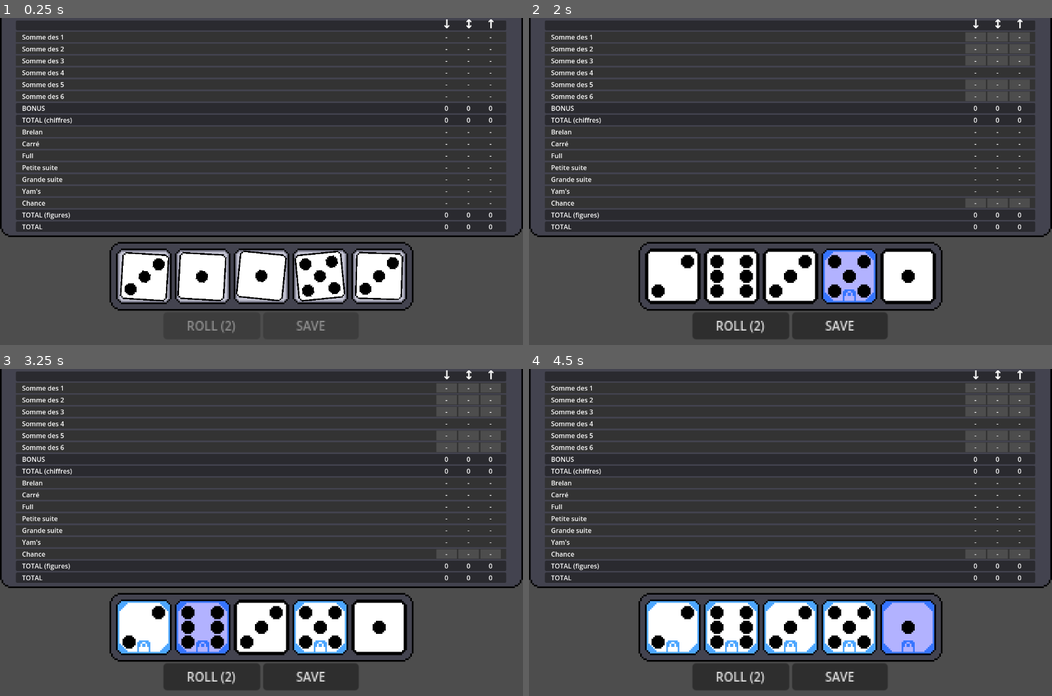
Above: before the commit, frames 1-4 (two rows, left to right).
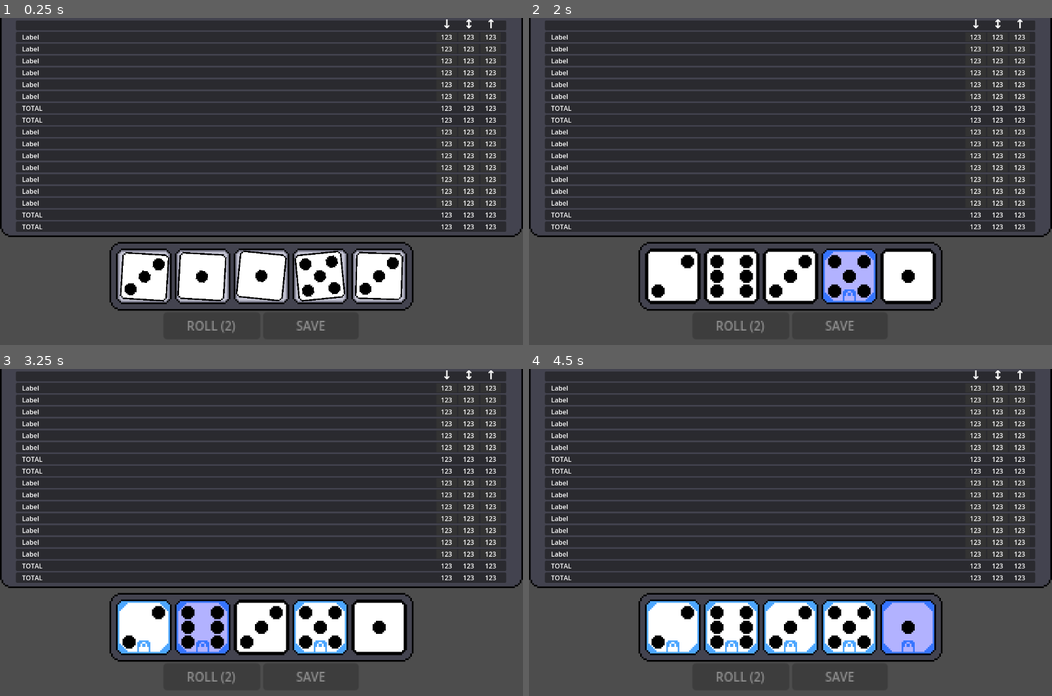
Above: after the commit, the same moments.

Repository: MicCode/yamsatro
Game: Godot game, scene res://main/main.tscn
The game is run twice, just before and just after one commit, with the same random seed, the same clock (stepped at 60 frames per second) and the same inputs.
Inputs (mouse positions are in pixels of both pictures, inside the frame that each line leads up to):
- Up to frame 1 (0.25 s): no input
- Up to frame 2 (2 s): move the mouse to (973, 37) at 0.52 s; click (973, 37) at 0.67 s; click (848, 276) at 1.25 s
- Up to frame 3 (3.25 s): click (146, 627) at 2 s; click (203, 627) at 2.75 s
- Up to frame 4 (4.5 s): click (790, 627) at 3.5 s; click (905, 627) at 4.25 s

The runs differ from the first frame. In frame 1, 1.8% of the frame differs, in the area x 4-95%, y 5-65%; in frame 2, 3.4%, in the area x 4-96%, y 4-97%; in frame 3, 3.4%; in frame 4, 3.4%.
Error after the commit: Parse Error: Used space character for indentation instead of tab as used before in the file. (res://globals/Game.gd:14)

Commit message:
Refactor code for clarity and reuse

Diff:
--- a/globals/Game.gd
+++ b/globals/Game.gd
@@ -13,30 +13,21 @@
 func update_active_figures(dice: Array[Die]):
 		active_figures = []
 
-		var values: Array[int] = []
-		var counts: Dictionary = {}
-		for die in dice:
-				var val := die.face.value
-				values.append(val)
-				counts[val] = counts.get(val, 0) + 1
+               var values: Array[int] = []
+               var counts: Dictionary = {}
+               for die in dice:
+                               var val := die.face.value
+                               values.append(val)
+                               counts[val] = counts.get(val, 0) + 1
 
-		if counts.get(1, 0) > 0:
-				active_figures.append(Enums.Figures.SUM_1)
-		if counts.get(2, 0) > 0:
-				active_figures.append(Enums.Figures.SUM_2)
-		if counts.get(3, 0) > 0:
-				active_figures.append(Enums.Figures.SUM_3)
-		if counts.get(4, 0) > 0:
-				active_figures.append(Enums.Figures.SUM_4)
-		if counts.get(5, 0) > 0:
-				active_figures.append(Enums.Figures.SUM_5)
-		if counts.get(6, 0) > 0:
-				active_figures.append(Enums.Figures.SUM_6)
+               var sums = [Enums.Figures.SUM_1, Enums.Figures.SUM_2, Enums.Figures.SUM_3, Enums.Figures.SUM_4, Enums.Figures.SUM_5, Enums.Figures.SUM_6]
+               for i in range(6):
+                               if counts.get(i + 1, 0) > 0:
+                                               active_figures.append(sums[i])
 
-		var max_same := 0
-		for c in counts.values():
-				if c > max_same:
-						max_same = c
+               var max_same := 0
+               for c in counts.values():
+                               max_same = max(c, max_same)
 		if max_same >= 3:
 				active_figures.append(Enums.Figures.THREE_SAME)
 		if max_same >= 4:
@@ -44,13 +35,8 @@
 		if max_same == 5:
 				active_figures.append(Enums.Figures.YAHTZEE)
 
-		var has_three := false
-		var has_two := false
-		for c in counts.values():
-				if c == 3:
-						has_three = true
-				elif c == 2:
-						has_two = true
+               var has_three := counts.values().has(3)
+               var has_two := counts.values().has(2)
 		if has_three and has_two:
 				active_figures.append(Enums.Figures.FULL)
 
--- a/globals/Scores.gd
+++ b/globals/Scores.gd
@@ -39,14 +39,18 @@
 			return 0
 
 	func updateTotals():
-		var f = Enums.Figures
-		totals["numbers"] = getScore(f.SUM_1) + getScore(f.SUM_2) + getScore(f.SUM_3) + getScore(f.SUM_4) + getScore(f.SUM_5) + getScore(f.SUM_6)
-		if totals["numbers"] >= GameRules.NUMBERS_BONUS_THRESHOLD:
-			has_numbers_bonus = true
-			totals["numbers"] += GameRules.NUMBERS_BONUS
-		else:
-			has_numbers_bonus = false
+               var f = Enums.Figures
+               totals["numbers"] = 0
+               for figure in [f.SUM_1, f.SUM_2, f.SUM_3, f.SUM_4, f.SUM_5, f.SUM_6]:
+                       totals["numbers"] += getScore(figure)
+               if totals["numbers"] >= GameRules.NUMBERS_BONUS_THRESHOLD:
+                       has_numbers_bonus = true
+                       totals["numbers"] += GameRules.NUMBERS_BONUS
+               else:
+                       has_numbers_bonus = false
 
-		totals["figures"] = getScore(f.THREE_SAME) + getScore(f.FOUR_SAME) + getScore(f.FULL) + getScore(f.SMALL_STRAIGHT) + getScore(f.BIG_STRAIGHT) + getScore(f.YAHTZEE) + getScore(f.LUCK)
+               totals["figures"] = 0
+               for figure in [f.THREE_SAME, f.FOUR_SAME, f.FULL, f.SMALL_STRAIGHT, f.BIG_STRAIGHT, f.YAHTZEE, f.LUCK]:
+                       totals["figures"] += getScore(figure)
 
 		totals["total"] = totals["numbers"] + totals["figures"]
--- a/ui/scores/score_line.gd
+++ b/ui/scores/score_line.gd
@@ -16,6 +16,11 @@
 var stylebox := StyleBoxFlat.new()
 var game_variant: Enums.GameVariants = Enums.GameVariants.FULL
 var is_active = false
+@onready var score_cells := {
+       Enums.ScoreColumns.A: %ScoreCellA,
+       Enums.ScoreColumns.B: %ScoreCellB,
+       Enums.ScoreColumns.C: %ScoreCellC,
+}
 
 func _ready() -> void:
 	mouse_filter = MOUSE_FILTER_PASS
@@ -25,9 +30,8 @@
 	Game.active_figures_changed.connect(_on_active_figures_changed)
 
 	%Label.text = Enums.figure_display_name(figure)
-	%ScoreCellA.set_score(-1)
-	%ScoreCellB.set_score(-1)
-	%ScoreCellC.set_score(-1)
+       for cell in [%ScoreCellA, %ScoreCellB, %ScoreCellC]:
+               cell.set_score(-1)
 
 func set_border(border_color: Color = Color(0, 0, 0, 0), border_size: int = 0):
 	stylebox.border_color = border_color
@@ -39,20 +43,14 @@
 	stylebox.bg_color = bg_color
 
 func set_value(column: Enums.ScoreColumns, new_value: int):
-	match column:
-		Enums.ScoreColumns.A:
-			%ScoreCellA.set_score(new_value)
-		Enums.ScoreColumns.B:
-			%ScoreCellB.set_score(new_value)
-		Enums.ScoreColumns.C:
-			%ScoreCellC.set_score(new_value)
+       if score_cells.has(column):
+               score_cells[column].set_score(new_value)
 
 func change_is_active(new_value: bool):
 	is_active = new_value
 	# TODO déterminer quelles cellules sont valides/sélectionnables en fonction du mode de jeu et des scores déjà marqués
-	%ScoreCellA.set_selectable(is_active)
-	%ScoreCellB.set_selectable(is_active)
-	%ScoreCellC.set_selectable(is_active)
+       for cell in [%ScoreCellA, %ScoreCellB, %ScoreCellC]:
+               cell.set_selectable(is_active)
 
 func _on_mouse_entered() -> void:
 	set_border(hover_border_color, border_width)
@@ -61,13 +59,13 @@
 	set_border(hover_border_color, 0)
 
 func _on_game_variant_changed(new_game_variant: Enums.GameVariants):
-	game_variant = new_game_variant
-	if game_variant == Enums.GameVariants.FULL:
-		%ScoreCellB.show()
-		%ScoreCellC.show()
-	else:
-		%ScoreCellB.hide()
-		%ScoreCellC.hide()
+       game_variant = new_game_variant
+       var show_extra := game_variant == Enums.GameVariants.FULL
+       for cell in [%ScoreCellB, %ScoreCellC]:
+               if show_extra:
+                       cell.show()
+               else:
+                       cell.hide()
 
 func _on_active_figures_changed():
 	change_is_active(Game.active_figures.has(figure))
--- a/ui/scores/scores_ui.gd
+++ b/ui/scores/scores_ui.gd
@@ -12,9 +12,9 @@
 	pass
 
 func _on_game_variant_changed(new_game_variant: Enums.GameVariants):
-	if new_game_variant == Enums.GameVariants.FULL:
-		%HeaderB.show()
-		%HeaderC.show()
-	else:
-		%HeaderB.hide()
-		%HeaderC.hide()
+       var show_extra := new_game_variant == Enums.GameVariants.FULL
+       for node in [%HeaderB, %HeaderC]:
+               if show_extra:
+                       node.show()
+               else:
+                       node.hide()
--- a/ui/scores/sum_line.gd
+++ b/ui/scores/sum_line.gd
@@ -3,34 +3,32 @@
 @export var label: String = "TOTAL"
 
 var values: Dictionary = {
-	"A" = 0,
-	"B" = 0,
-	"C" = 0,
+        "A" = 0,
+        "B" = 0,
+        "C" = 0,
+}
+@onready var value_nodes := {
+       Enums.ScoreColumns.A: %ValueA,
+       Enums.ScoreColumns.B: %ValueB,
+       Enums.ScoreColumns.C: %ValueC,
 }
 
 func _ready() -> void:
-	Game.game_variant_changed.connect(_on_game_variant_changed)
-	%Label.text = label
-	%ValueA.text = str(values["A"])
-	%ValueB.text = str(values["B"])
-	%ValueC.text = str(values["C"])
+       Game.game_variant_changed.connect(_on_game_variant_changed)
+       %Label.text = label
+       for col in value_nodes.keys():
+               value_nodes[col].text = str(values["%s" % char(col + 65)])
 
 func set_value(column: Enums.ScoreColumns, new_value: int):
-	match column:
-		Enums.ScoreColumns.A:
-			values["A"] = new_value
-			%ValueA.text = str(new_value)
-		Enums.ScoreColumns.B:
-			values["B"] = new_value
-			%ValueB.text = str(new_value)
-		Enums.ScoreColumns.C:
-			values["C"] = new_value
-			%ValueC.text = str(new_value)
+       if value_nodes.has(column):
+               var key = "%s" % char(column + 65)
+               values[key] = new_value
+               value_nodes[column].text = str(new_value)
 
 func _on_game_variant_changed(new_game_variant: Enums.GameVariants):
-	if new_game_variant == Enums.GameVariants.FULL:
-		%ValueB.show()
-		%ValueC.show()
-	else:
-		%ValueB.hide()
-		%ValueC.hide()
+       var show_extra := new_game_variant == Enums.GameVariants.FULL
+       for node in [%ValueB, %ValueC]:
+               if show_extra:
+                       node.show()
+               else:
+                       node.hide()
